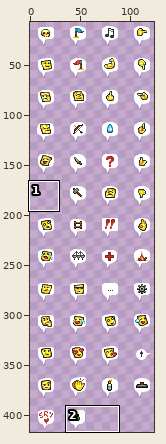
Two states of a sprite sheet, BlavsArmoredWarfare/SPRITES/Emoticons.png. Above, an overview of the earlier version with the close-up marked.
Close-up. Old version:
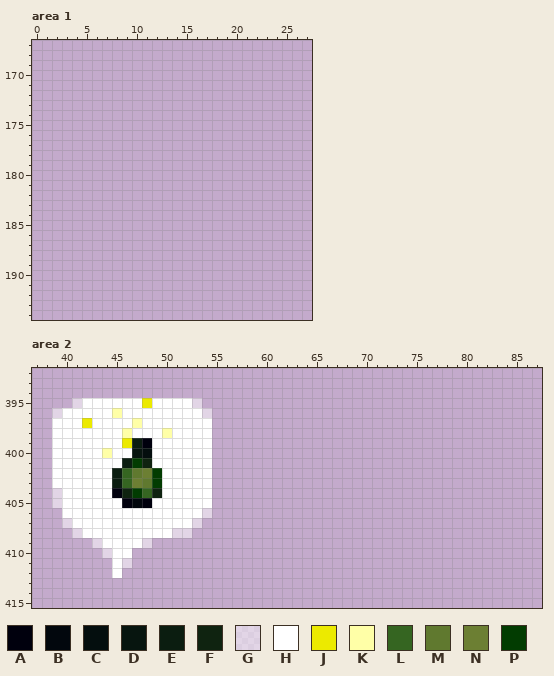
The file is 128x512 pixels. Pixels under 10% opacity are left out. Colours within 5 levels of each other are drawn and written as one. Shown: area 1: x 0..27, y 167..194; area 2: x 37..87, y 392..415. The wide view leaves out empty margins.
Palette (. is transparent): A #00000d  B #02070d  C #040e0e  D #07150f  E #0b1d10  F #0f2310  G #ffffff80  H #ffffff  J #ecea00  K #ffffa7  L #356521  M #60792f  N #6c7f33  P #023c01
Pixels before, area 2, first column x 39:
395 ..GHHHHHHJHHHHG.
396 GHHHHHKHHHHHHHHG
397 HHHJHHHHKHHHHHHH
398 HHHHHHHKHHHKHHHH
399 HHHHHHHJEAHHHHHH
400 HHHHHKHHDCHHHHHH
401 HHHHHHHEPFHHHHHH
402 HHHHHHELMNPHHHHH
403 HHHHHHELNMPHHHHH
404 GHHHHHAFPLFHHHHH
405 GHHHHHHABAHHHHHH
406 .HHHHHHHHHHHHHHG
407 .GHHHHHHHHHHHHG.
408 ..GHHHHHHHHHGG..
409 ....GHHHHG......
410 .....GHH........
411 ......HG........
412 ......H.........
After the commit:
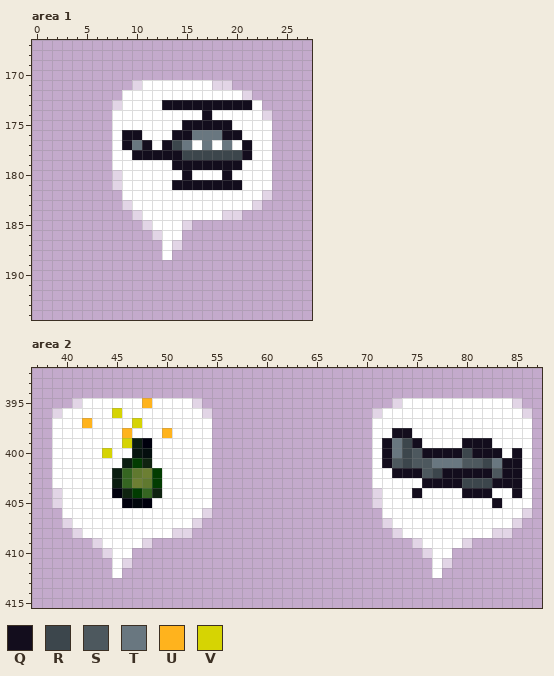
Colours new in this view: Q #130d1d  R #3c464c  S #4d585e  T #697780  U #ffb31d  V #d6d403
Difference:
Changed rows in their new state; - is an unchanged pixel.
Area 1:
first column x 8:
171 --GHHHHHHHGG----
172 -HHHHHHHHHHHHG--
173 GHHHHQQQQQQQQQH-
174 HHHHHHHHHQHHHHHG
175 HHHHHHHQQQQQHHHH
176 HQQHHHQQTTTQQHHH
177 HQTQHQRTHTHTHQHH
178 HHQQQQQRRRRRRQHH
179 HHHHHHQQQQQQQHHH
180 GHHHHHHQHHHQHHHH
181 GHHHHHQQQQQQQHHH
182 -HHHHHHHHHHHHHHG
183 -GHHHHHHHHHHHHG-
184 --GHHHHHHHHGG---
185 ---GHHHG--------
186 ----GHH---------
187 -----HG---------
188 -----H----------
Area 2:
first column x 42:
395 ------U------------------------GHHHHHHHHHHHG-
396 ---V-------------------------GHHHHHHHHHHHHHHG
397 U----V-----------------------HHHHHHHHHHHHHHHH
398 ----U---U--------------------HHQQHHHHHHHHHHHH
399 ----V------------------------HQTRQHHHHQQQHHHH
400 --V--------------------------HQTRSQQQQRQQQHQH
401 -----------------------------HQSRSSTTTSSRTQQH
402 -----------------------------HHQQQSRQQQQQSQQH
403 -----------------------------HHHHHQQQQRRRQQQH
404 -----------------------------GHHHQHHHHQQQHHQH
405 -----------------------------GHHHHHHHHHHHQHHH
406 ------------------------------HHHHHHHHHHHHHHG
407 ------------------------------GHHHHHHHHHHHHG-
408 -------------------------------GHHHHHHHHHGG--
409 ---------------------------------GHHHHG------
410 ----------------------------------GHH--------
411 -----------------------------------HG--------
412 -----------------------------------H---------
Boxes around the changes in both close-ups, in picture pixels (x1, y1, x2, y2):
added: (112, 80, 272, 260)
changed: (82, 398, 172, 458)
added: (372, 398, 532, 578)
